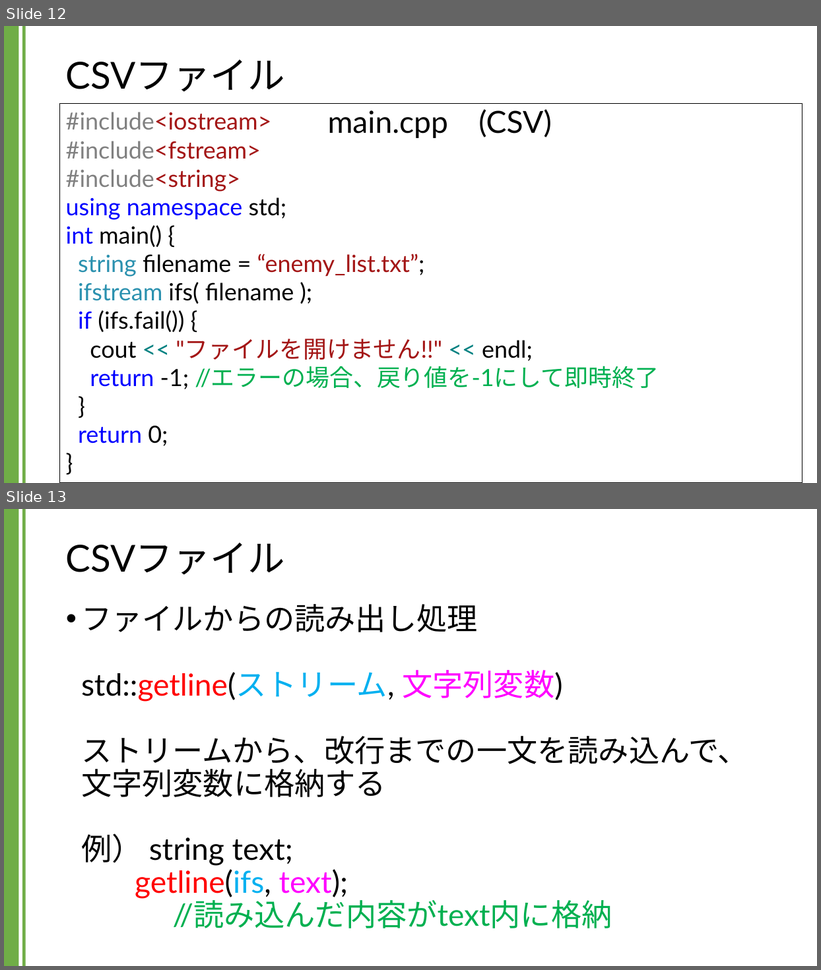
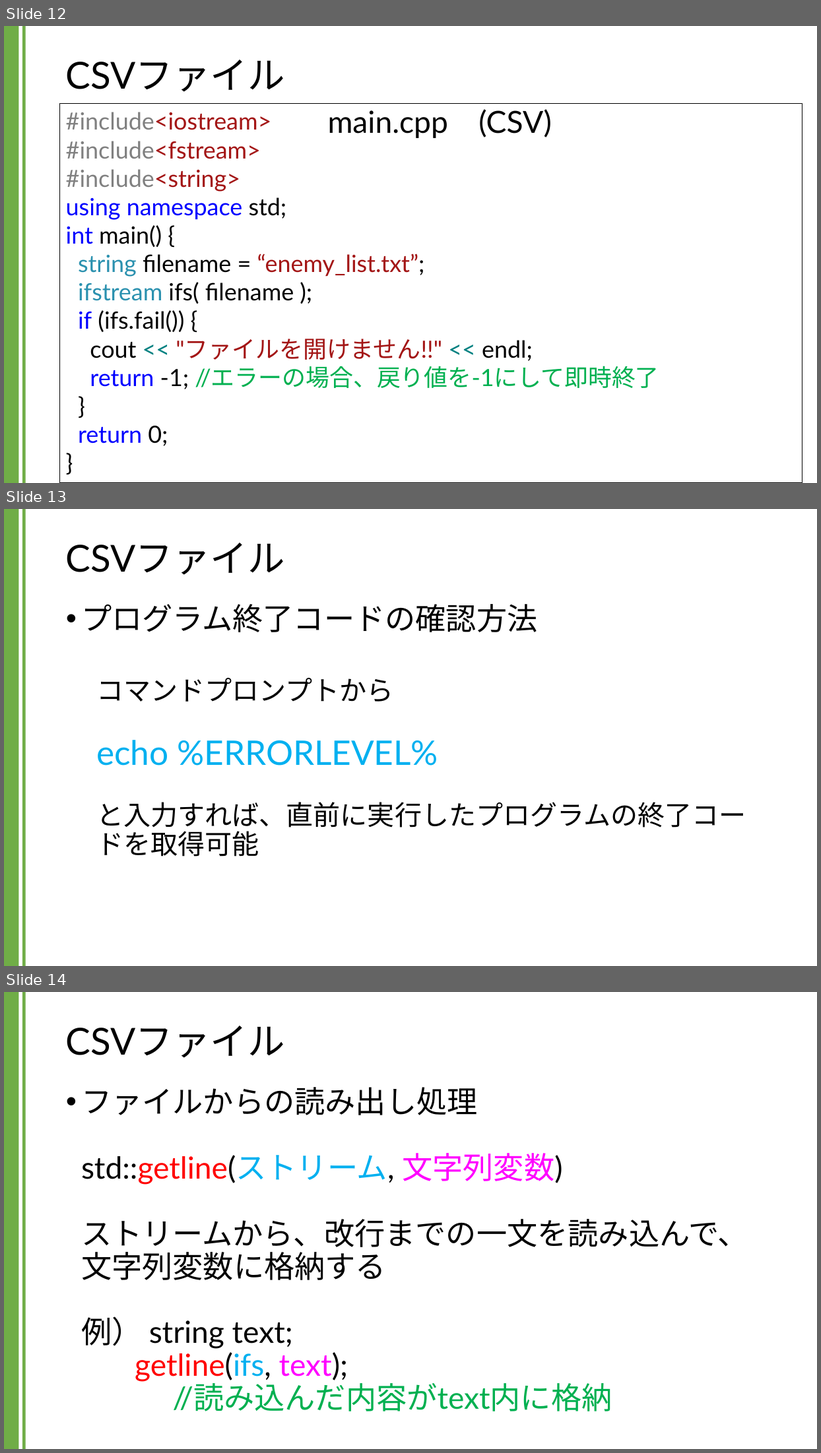
Before and after one commit to kic-murata/cpp2024, a slide deck: 授業資料/講義資料：CSVファイル.pptx. Shown one above the other, each under a label of ours: slides 12 and 13 before the commit, slides 12, 13 and 14 after it. The pictures are 821x970 and 821x1453 pixels, drawn with LibreOffice and Linux fonts; fonts in the diff are those of the drawing. Boxes give left, top, right and bottom in pixels: in the first picture for what was removed or moved away, otherwise in the second. Text is boxed around its words. In the diff, an @@ line names an element or a change of style, - is before the commit and + after.

Commit message:
講義資料

```diff
--- a/授業資料/講義資料：CSVファイル.pptx
+++ b/授業資料/講義資料：CSVファイル.pptx
@@ slide 13 added at (x1=4, y1=509, x2=817, y2=966), background #FFFFFF; not listed: 2 template elements that a slide beside it also shows @@
@@ title added at (x1=66, y1=543, x2=285, y2=575), 44 pt, text #000000 @@
+CSVファイル
@@ text added at (x1=81, y1=604, x2=746, y2=857), 32 pt, text #000000 @@
+• プログラム終了コードの確認方法
+  コマンドプロンプトから
+  echo %ERRORLEVEL%
+  と入力すれば、直前に実行したプログラムの終了コードを取得可能
@@ what was slide 13 is now slide 14 @@
```
